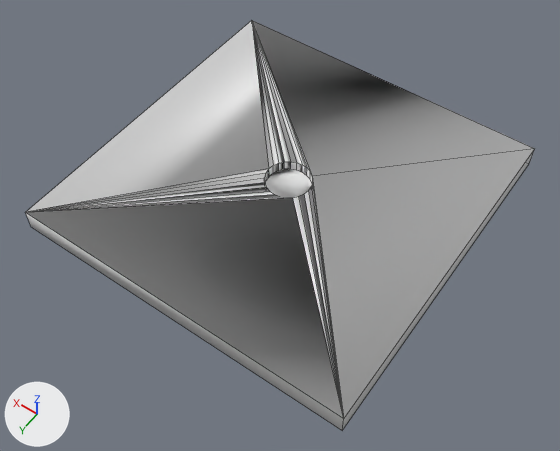
The OBJ model 3d/mini-golf/Hole_open_01.obj as it was, and as the next commit left it.
One viewpoint serves both versions: a camera (50 mm lens) standing at (-0.9, 4.99, 4.99) and looking at (1.41, 1.75, -0.1). Every picture has the same lights, and +X, +Y and +Z are marked at lower left. Mesh edges are drawn as thin lines. Where no turn or scale is listed for an object, it has been applied to the vertices.

Names of what the first picture shows: 'Hole_open_01'.
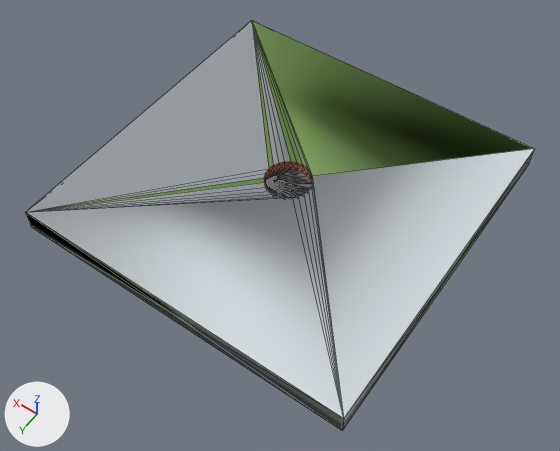
What the commit changed:
Material 'Green' (mat_green) changes colour from white #e7e7e7 to green #b7e686; in linear values from (0.8, 0.8, 0.8) to (0.475, 0.788, 0.239).
Material 'BackColor' (mat_backcolor) changes colour from white #e7e7e7 to light grey #d2dade; in linear values from (0.8, 0.8, 0.8) to (0.643, 0.698, 0.733).
Material 'Red' (mat_red) changes colour from white #e7e7e7 to beige #db8870; in linear values from (0.8, 0.8, 0.8) to (0.71, 0.247, 0.161).
Material 'Dark_grey' (mat_dark_grey) changes colour from white #e7e7e7 to grey #8d8d8d; in linear values from (0.8, 0.8, 0.8) to (0.267, 0.267, 0.267).
me_hole_open_01 is used by ob_hole_open_01; location (0.0, 0.0, 0.0).
me_hole_open_01 had 56 vertices, 58 faces and spanned x 0.0..3.0, y 0.0..3.0, z 0.0..0.19.
me_hole_open_01 now has 56 vertices, 188 faces and spans x 0.0..3.0, y 0.0..3.0, z 0.0..0.19.
Part 1, on me_hole_open_01:
46 faces are deleted.
15 new faces join them, mat_green (green #b7e686).
91 new faces join them, mat_backcolor (light grey #d2dade).
48 new faces join them, mat_red (beige #db8870).
22 new faces join them, mat_dark_grey (grey #8d8d8d).
me_hole_open_01 part 2: 11 faces spanning x 0.0..3.0, y 0.0..3.0, z 0.19 switch from mat_green (white #e7e7e7) to mat_backcolor (light grey #d2dade).
me_hole_open_01 part 3: 5 faces spanning x 0.0..3.0, y 0.0..3.0, z 0.19 switch from mat_backcolor (white #e7e7e7) to mat_green (green #b7e686).
me_hole_open_01 part 4: the surface is now shaded flat.

Pixel boxes (x1, y1, x2, y2) of what changed, in the pictures (560 x 451 px):
'Hole_open_01', recoloured, reshaped (grey to white)
    both: (25, 20, 535, 430)
part 1 of me_hole_open_01, built on
    both: (25, 150, 534, 430)
part 2 of me_hole_open_01, recoloured (grey to white)
    both: (26, 23, 534, 419)
part 3 of me_hole_open_01, recoloured (grey to green)
    both: (252, 22, 342, 401)
